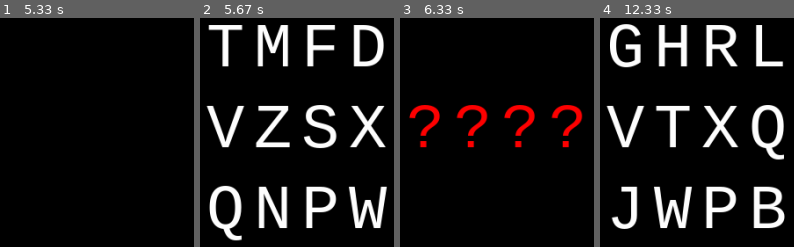
Above: before the commit, frames 1-4 (left to right).
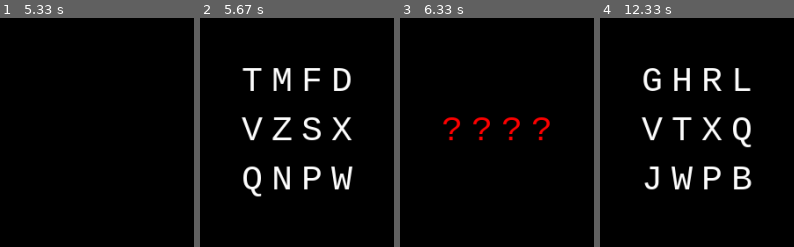
Above: after the commit, the same moments.

Repository: CognitiveComputingResearchGroup/sperling-exp
Game: pygame game, started from run.py
Same seed, same stepped clock (60 frames per second), same inputs: the game is played once before the commit and once after it.
Inputs:
- Up to frame 1 (5.33 s): tap Enter at 0.33 s
- Up to frame 2 (5.67 s): no input
- Up to frame 3 (6.33 s): tap Enter at 6.17 s
- Up to frame 4 (12.33 s): tap Enter at 6.5, 6.9, 7.2 s

Frame 1 is identical in both runs. In frame 2, 24% of the frame differs, in the area x 3-97%, y 3-98%; in frame 3, 5.1%; in frame 4, 23%.

Commit message:
Hide mouse cursor during experiment.

Diff:
--- a/run.py
+++ b/run.py
@@ -6,7 +6,10 @@
 pygame.init()
 
 screen = pygame.display.set_mode((1024, 768), flags=pygame.FULLSCREEN)
-font = pygame.font.SysFont("courier", size=72)
+font = pygame.font.SysFont("courier", size=40)
+
+# hide mouse cursor
+pygame.mouse.set_visible(False)
 
 experiment = Experiment(
     screen=screen,
@@ -17,7 +20,7 @@
 try:
     while True:
         total_elapsed_time = experiment.run()
-except Exception as exc:
+except InterruptedError as exc:
     print(exc)
 
 # TODO: Stats
